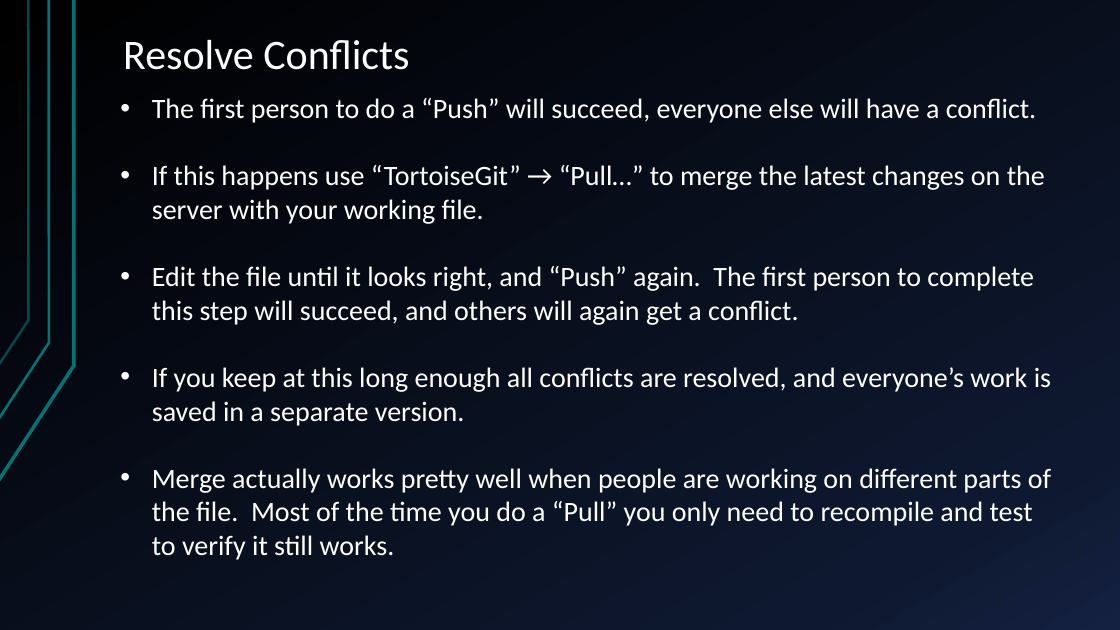
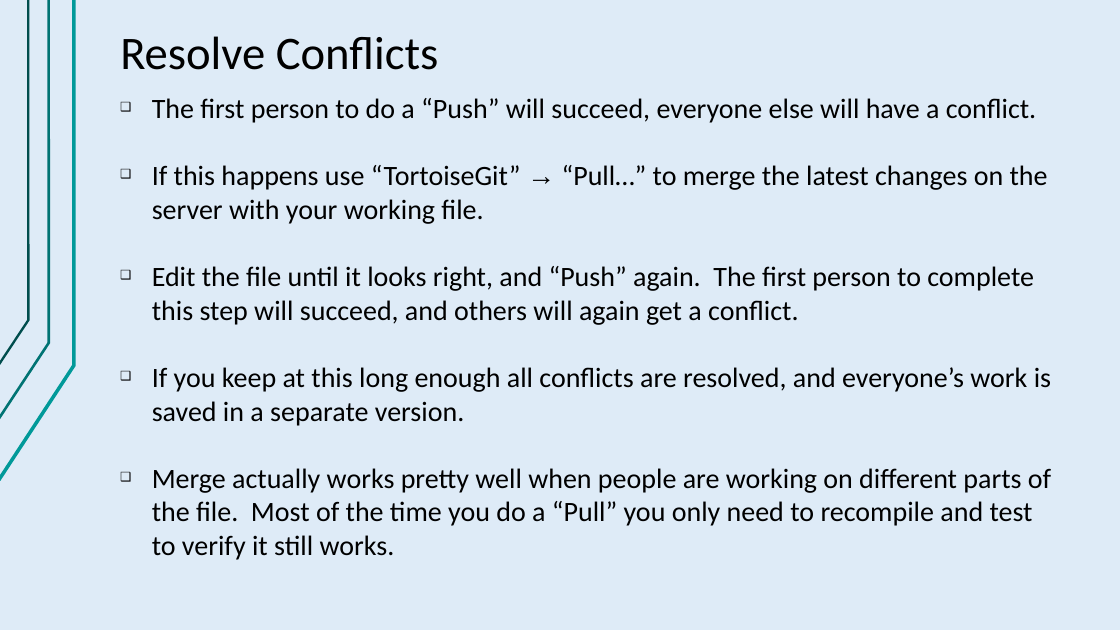
Before and after one commit to FRC4913/GitTest, a slide deck: slide 9 of git.pptx. Drawn at 1120x630 pixels with LibreOffice and Linux fonts; fonts in the diff are those of the drawing. Boxes give left, top, right and bottom in pixels: in the first picture for what was removed or moved away, otherwise in the second. Text is boxed around its words. In the diff, an @@ line names an element or a change of style, - is before the commit and + after.

Commit message:
Dark font light background works better with the projector

```diff
--- a/git.pptx
+++ b/git.pptx
@@ background gradient #000000 to #0F1931 to #142242 to #DEEBF7 @@
@@ freeform shape at (0,0,49,419): outline #007373 2.25 pt to #007373 2.24 pt @@
@@ freeform shape at (0,0,29,365): outline #007373 2 pt to #004D4D 2.01 pt @@
@@ freeform shape at (0,0,74,480): outline #007373 3 pt to #009999 3 pt; outline redrawn @@
@@ title "Resolve Conflicts" at (120,36,439,70): size 36 to 40 pt, text colour #FFFFFF to #000000; vertical alignment bottom to top @@
@@ free "The first person to do ...": place and size @@
-free "The first person to do ..." at (152,98,1051,560)
+free "The first person to do ..." at (112,87,1064,624)
@@ free "The first person to do ..." at (112,87,1064,624): text colour #FFFFFF to #000000; font Calibri to Arial in "→"; bullet • to ❑ @@
```
Also in this commit, not shown: 9 other slides changed.
